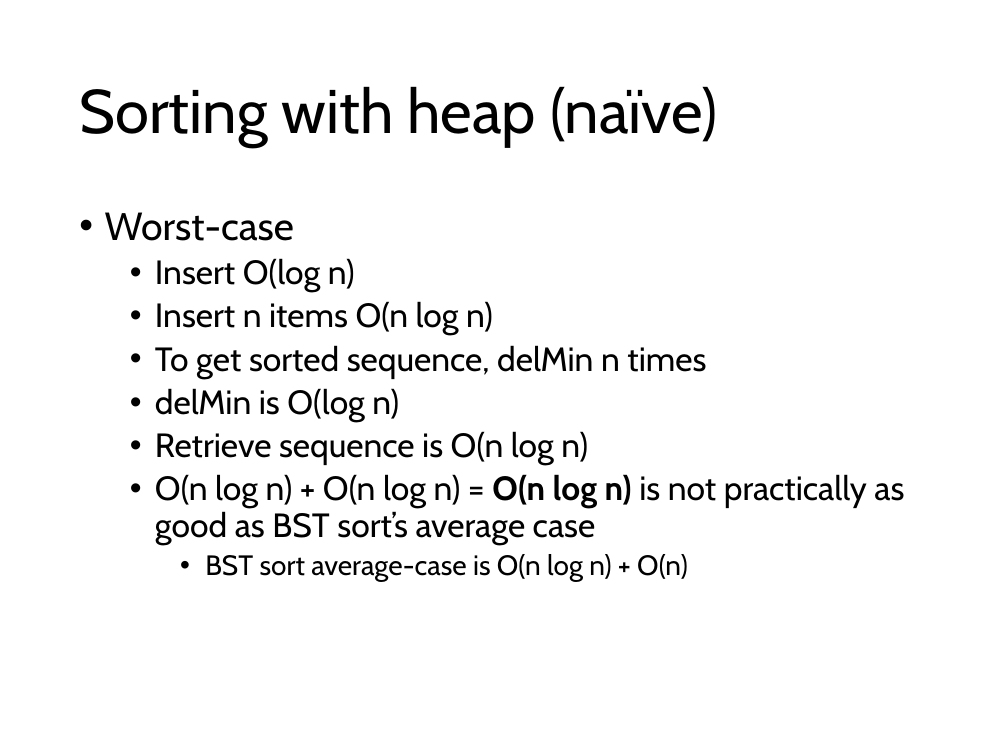
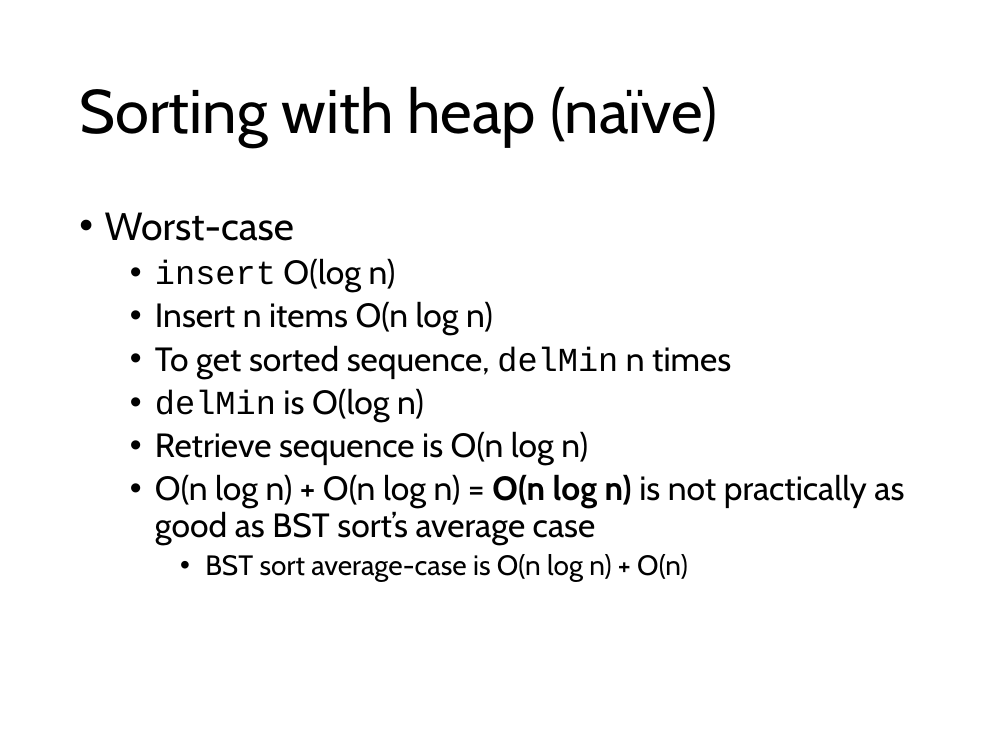
Before and after one commit to comp210ss2/comp210ss2.github.io, a slide deck: slide 38 of slides/L12_13.pptx (slide 37 before the commit). Drawn at 1008x756 pixels with LibreOffice and Linux fonts; fonts in the diff are those of the drawing. Boxes give left, top, right and bottom in pixels: in the first picture for what was removed or moved away, otherwise in the second. Text is boxed around its words. In the diff, an @@ line names an element or a change of style, - is before the commit and + after.

```diff
--- a/slides/L12_13.pptx
+++ b/slides/L12_13.pptx
@@ text at [155,258,396,292]: text changed @@
-  • Insert O(log n)
+  • insert O(log n)
@@ text at [155,345,731,422]: font Cabin to Courier New in "delMin", "delMin" @@
```
Also in this commit, not shown: 17 other slides changed, 8 slides added, 7 slides removed, 3 other files.
